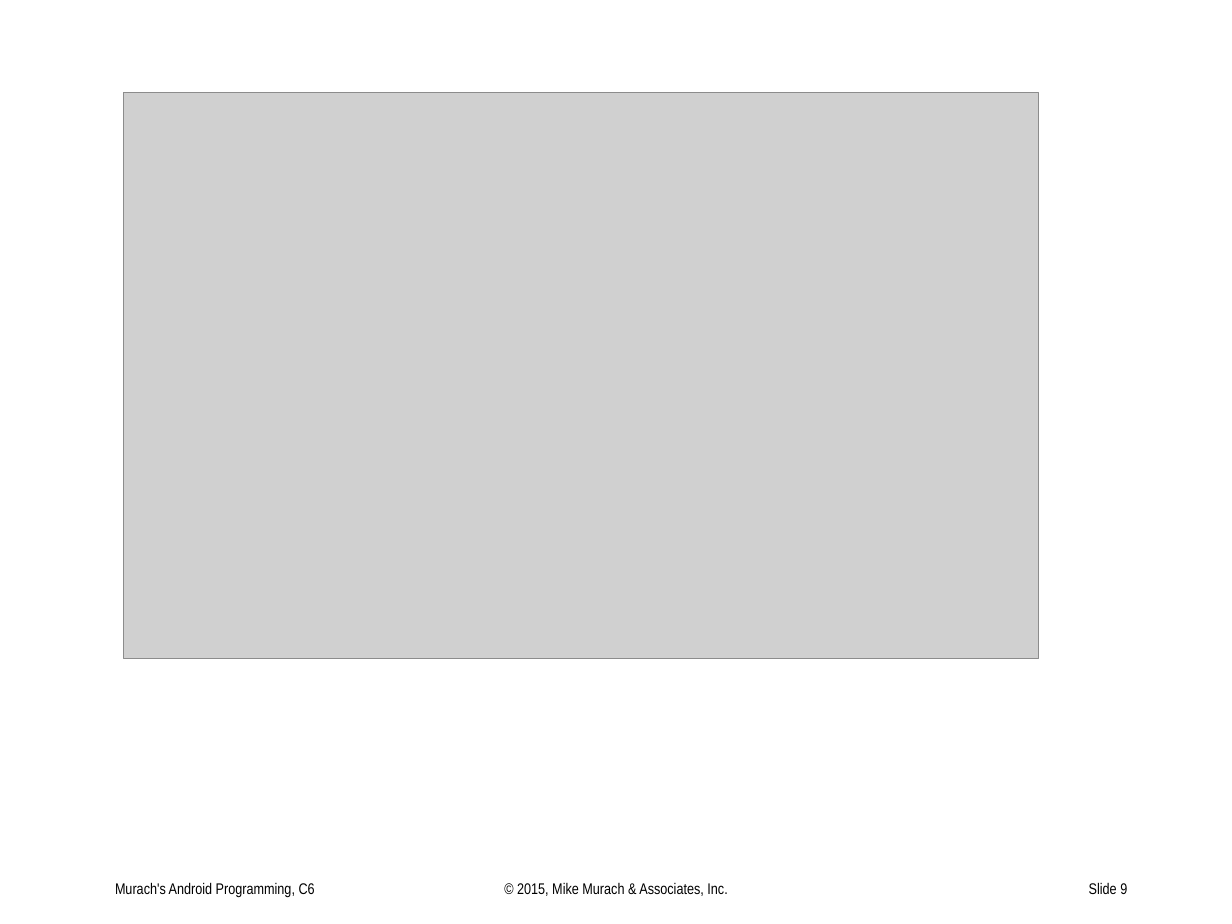
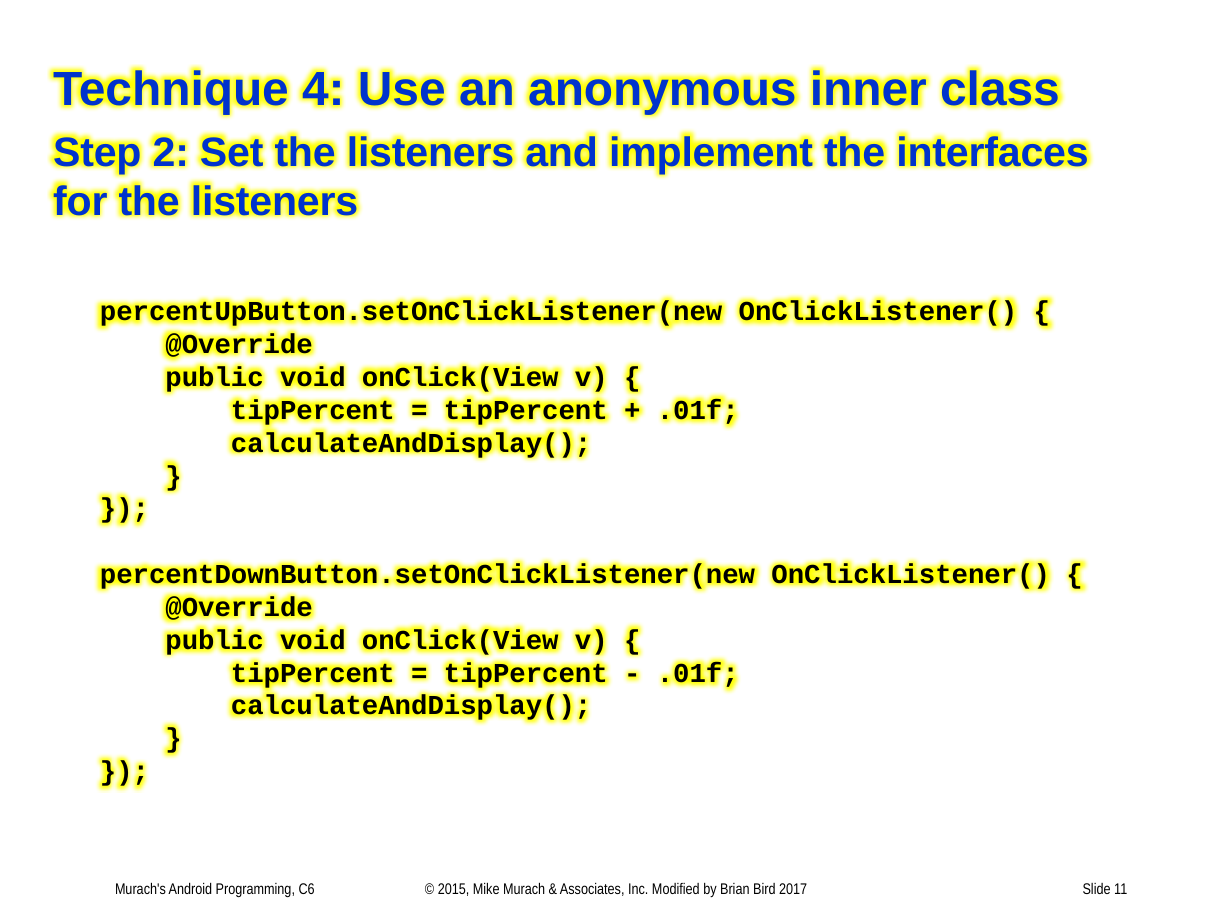
Before and after one commit to UO-CIS/CIS399Android-CourseMaterials, a slide deck: slide 11 of Notes and Slides/CIS399wk2Day2-EventHandlers.pptx (slide 9 before the commit). Drawn at 1232x924 pixels with LibreOffice and Linux fonts; fonts in the diff are those of the drawing; grey boxes stand for pictures. Boxes give left, top, right and bottom in pixels: in the first picture for what was removed or moved away, otherwise in the second. Text is boxed around its words. In the diff, an @@ line names an element or a change of style, - is before the commit and + after.

```diff
--- a/Notes and Slides/CIS399wk2Day2-EventHandlers.pptx
+++ b/Notes and Slides/CIS399wk2Day2-EventHandlers.pptx
@@ text added at bbox=[53, 67, 1088, 722], 16 pt, text #000000, bold @@
+Technique 4: Use an anonymous inner class
+Step 2: Set the listeners and implement the interfaces for the listeners
+percentUpButton.setOnClickListener(new OnClickListener() {
+@Override
+public void onClick(View v) {
+tipPercent = tipPercent + .01f;
+calculateAndDisplay();
+}
+});
+percentDownButton.setOnClickListener(new OnClickListener() {
+@Override
+public void onClick(View v) {
+tipPercent = tipPercent - .01f;
+calculateAndDisplay();
+}
+});
@@ picture removed at bbox=[123, 92, 1039, 658] @@
@@ text at bbox=[438, 882, 807, 897]: text changed @@
-© 2015, Mike Murach & Associates, Inc.
+© 2015, Mike Murach & Associates, Inc. Modified by Brian Bird 2017
@@ page number at bbox=[1083, 883, 1127, 894]: text changed @@
-Slide 9
+Slide 11
```
Also in this commit, not shown: 6 other slides changed, 4 slides added, 12 other files.
